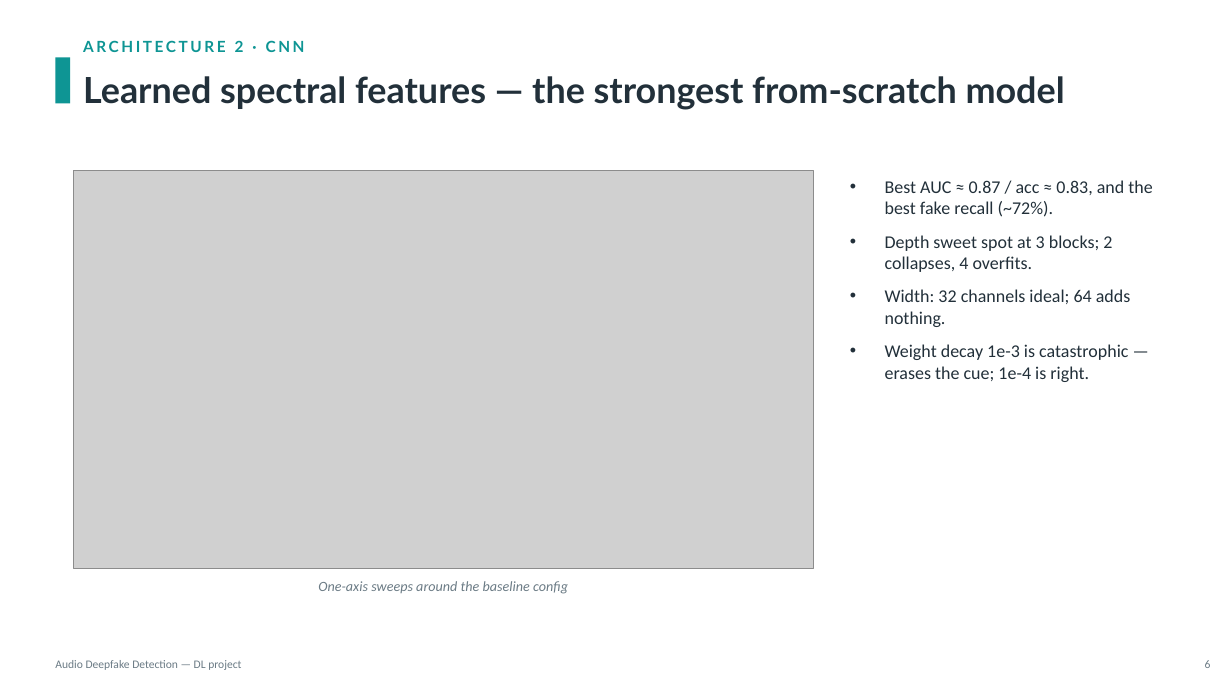
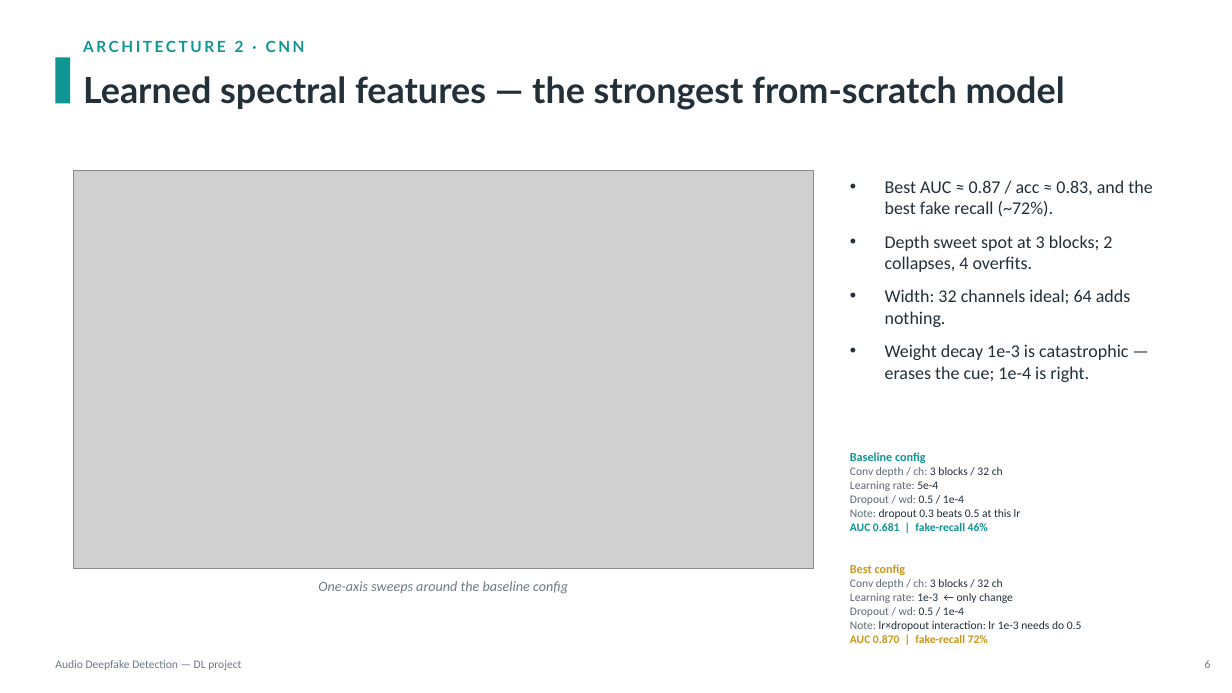
Before and after one commit to KonstaninosKaimakis/audio-deepfake-detection-DL, a slide deck: slide 6 of presentation.pptx. Drawn at 1232x693 pixels with LibreOffice and Linux fonts; fonts in the diff are those of the drawing; grey boxes stand for pictures. Boxes give left, top, right and bottom in pixels: in the first picture for what was removed or moved away, otherwise in the second. Text is boxed around its words. In the diff, an @@ line names an element or a change of style, - is before the commit and + after.

```diff
--- a/presentation.pptx
+++ b/presentation.pptx
@@ text at (x1=850, y1=452, x2=1082, y2=643): paragraphs added @@
+Baseline config
+Conv depth / ch: 3 blocks / 32 ch
+Learning rate: 5e-4
+Dropout / wd: 0.5 / 1e-4
+Note: dropout 0.3 beats 0.5 at this lr
+AUC 0.681 | fake-recall 46%
+Best config
+Conv depth / ch: 3 blocks / 32 ch
+Learning rate: 1e-3 ← only change
+Dropout / wd: 0.5 / 1e-4
+Note: lr×dropout interaction: lr 1e-3 needs do 0.5
+AUC 0.870 | fake-recall 72%
```
Also in this commit, not shown: 7 other slides changed, 1 slide added, 1 other file.
